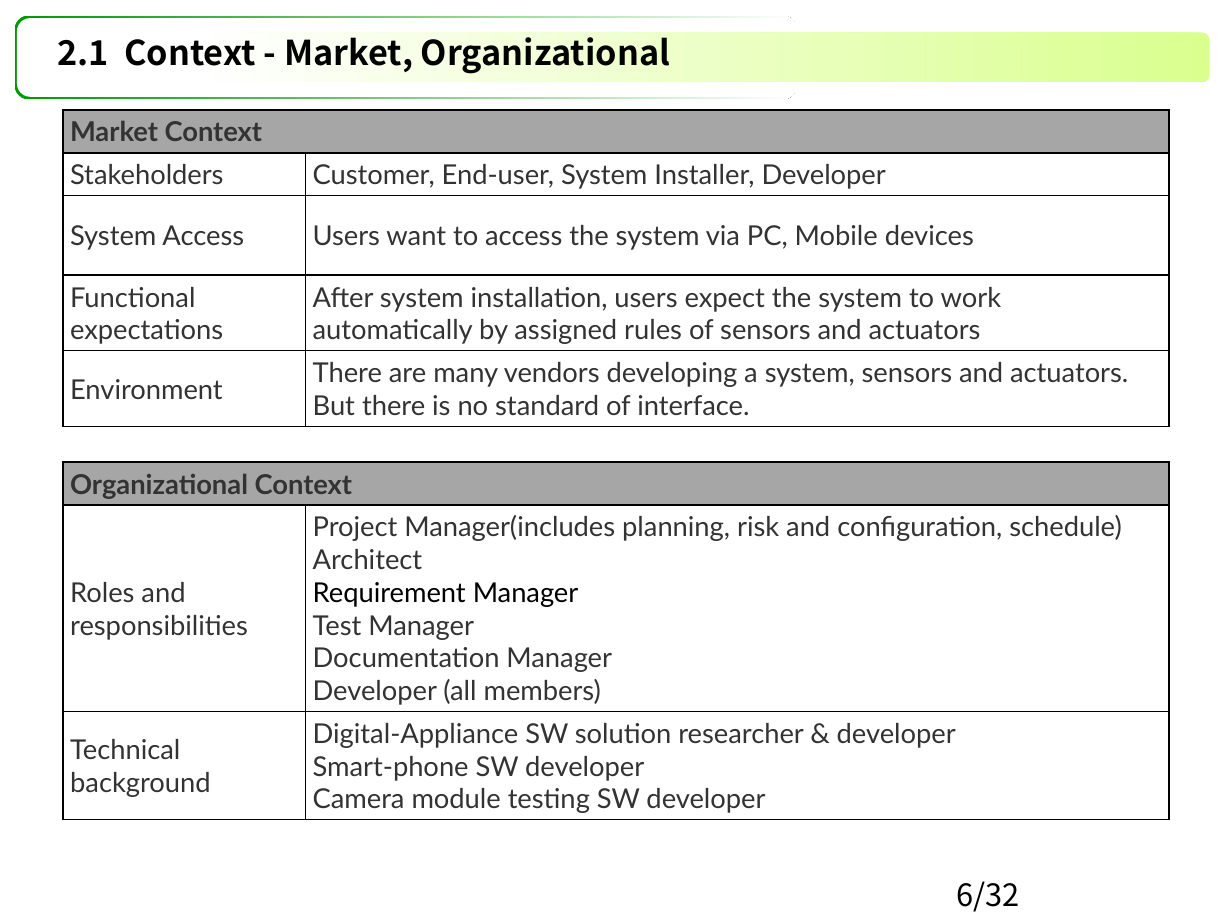
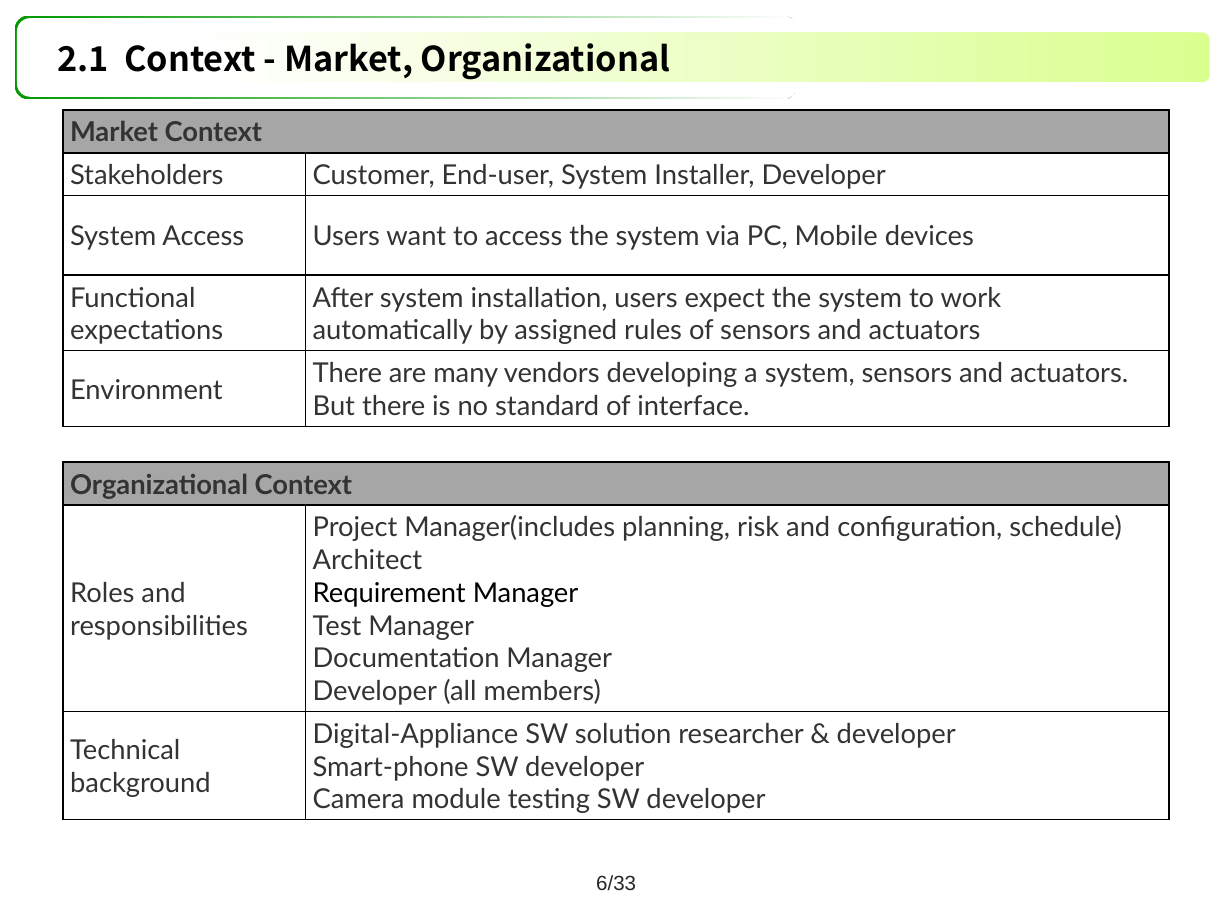
Before and after one commit to youkkwon/smarthome, a slide deck: slide 6 of doc/Docs/IoT System Final Presentation_06271447.pptx. Drawn at 1232x924 pixels with LibreOffice and Linux fonts; fonts in the diff are those of the drawing. Boxes give left, top, right and bottom in pixels: in the first picture for what was removed or moved away, otherwise in the second. Text is boxed around its words. In the diff, an @@ line names an element or a change of style, - is before the commit and + after.

```diff
--- a/doc/Docs/IoT System Final Presentation_06271447.pptx
+++ b/doc/Docs/IoT System Final Presentation_06271447.pptx
@@ title "2.1 Context - Market, Organizational" rewrapped from bbox=[57, 31, 670, 74] to bbox=[57, 43, 670, 80] @@
@@ page number added at bbox=[596, 875, 636, 891], 12 pt, text #262626 @@
+6/33
@@ page number removed at bbox=[957, 881, 1020, 912] @@
-6/32
```
Also in this commit, not shown: 39 other slides changed.
